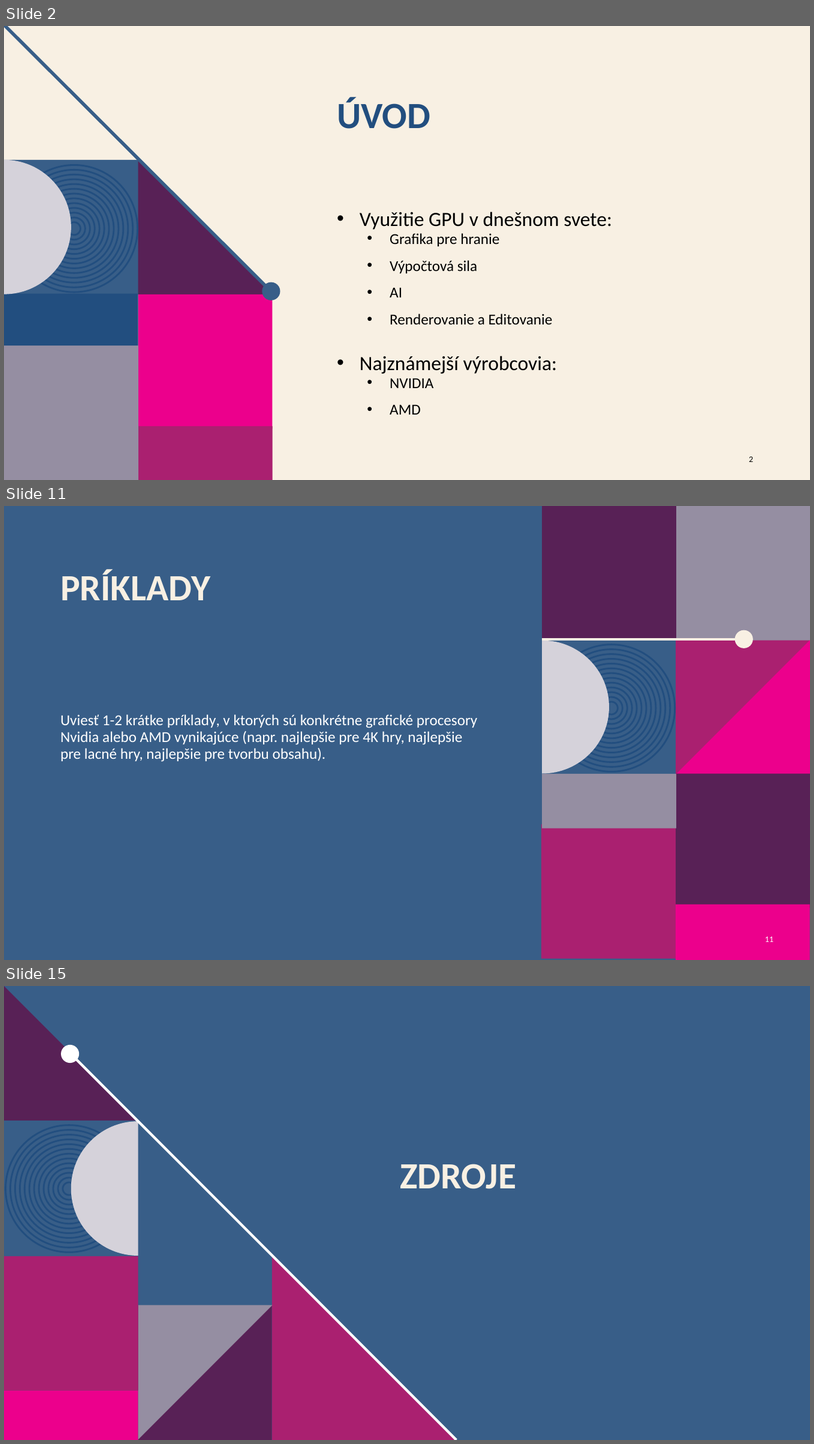
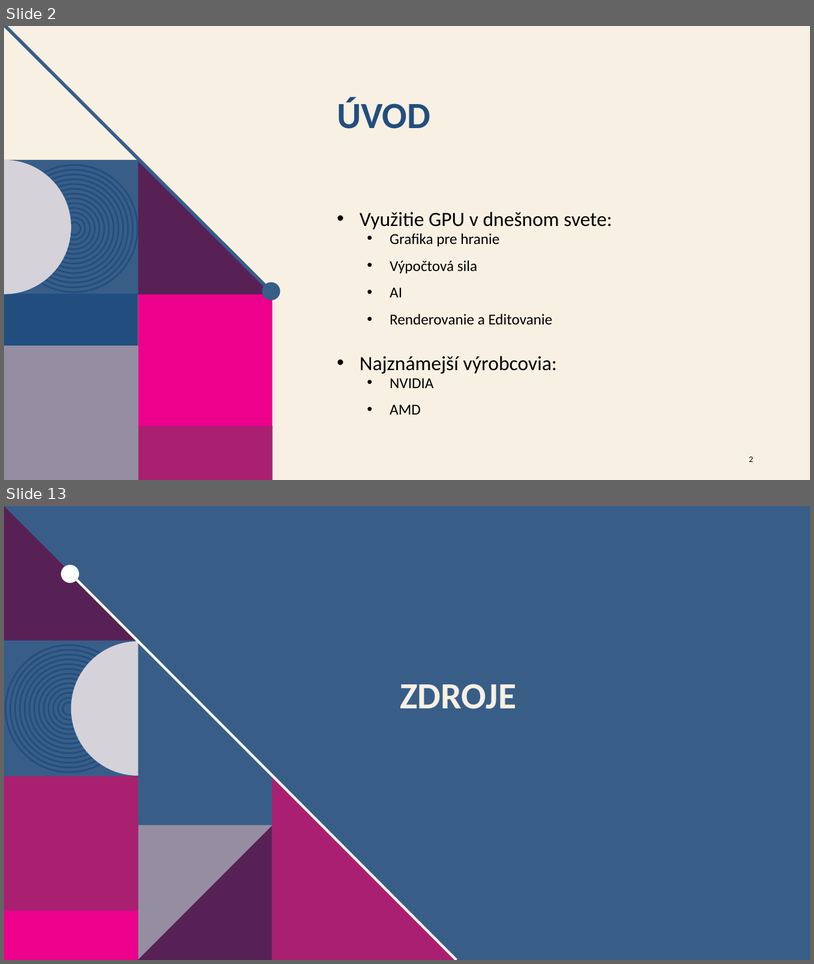
Before and after one commit to JetamAdzak/Rocnikova-praca, a slide deck: ROCNIKOVA_GPU_PREZ.pptx. Shown one above the other, each under a label of ours: slides 2, 11 and 15 before the commit, slides 2 and 13 after it; the slides between them are not shown. The pictures are 814x1444 and 814x964 pixels, drawn with LibreOffice and Linux fonts; fonts in the diff are those of the drawing; background and template pictures are left out. Boxes give left, top, right and bottom in pixels: in the first picture for what was removed or moved away, otherwise in the second. Text is boxed around its words. In the diff, an @@ line names an element or a change of style, - is before the commit and + after.

```diff
--- a/ROCNIKOVA_GPU_PREZ.pptx
+++ b/ROCNIKOVA_GPU_PREZ.pptx
@@ slide 11 removed at box(4, 506, 810, 960), background #385E88 @@
@@ title removed at box(60, 569, 210, 600) @@
-PRÍKLADY
@@ group removed at box(542, 506, 810, 960): 14 ellipses, 7 rectangles, 2 freeform shapes, 1 line @@
@@ text removed at box(60, 714, 477, 762) @@
-Uviesť 1-2 krátke príklady, v ktorých sú konkrétne grafické procesory Nvidia alebo AMD vynikajúce (napr. najlepšie pre 4K hry, najlepšie pre lacné hry, najlepšie pre tvorbu obsahu).
@@ page number removed at box(765, 936, 774, 942) @@
-11
@@ what was slide 15 is now slide 13 @@
```
Also in this commit, not shown: 7 slides changed, 3 slides added, 4 other slides removed.
